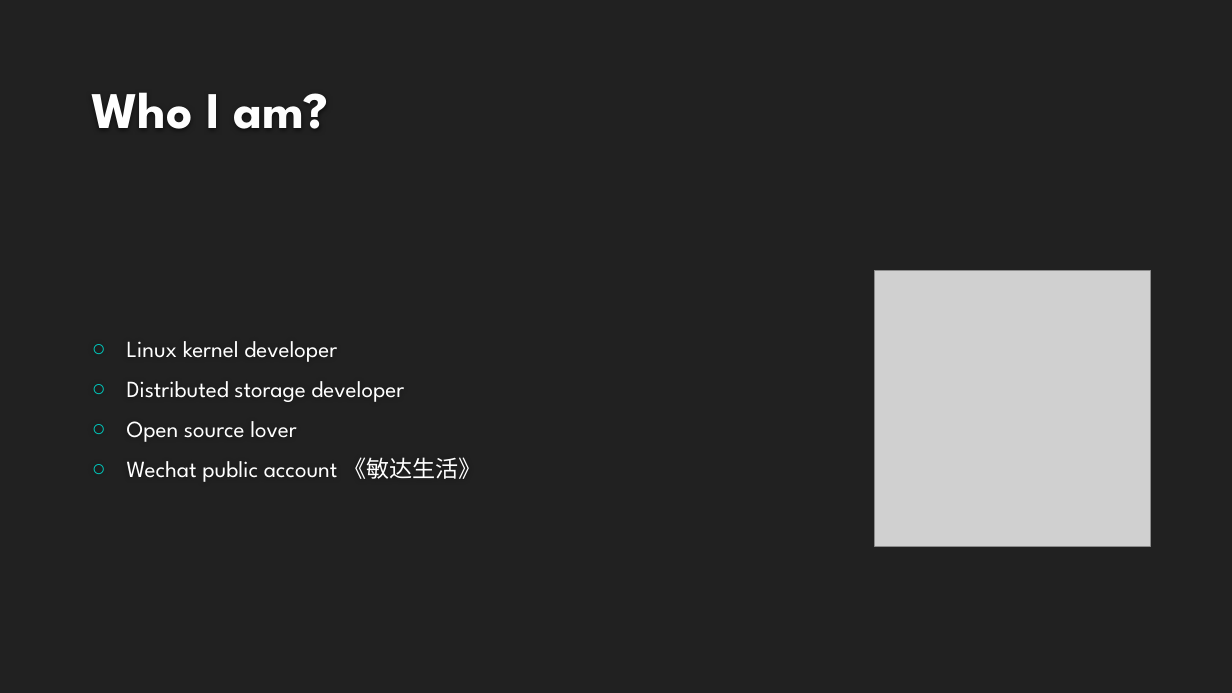
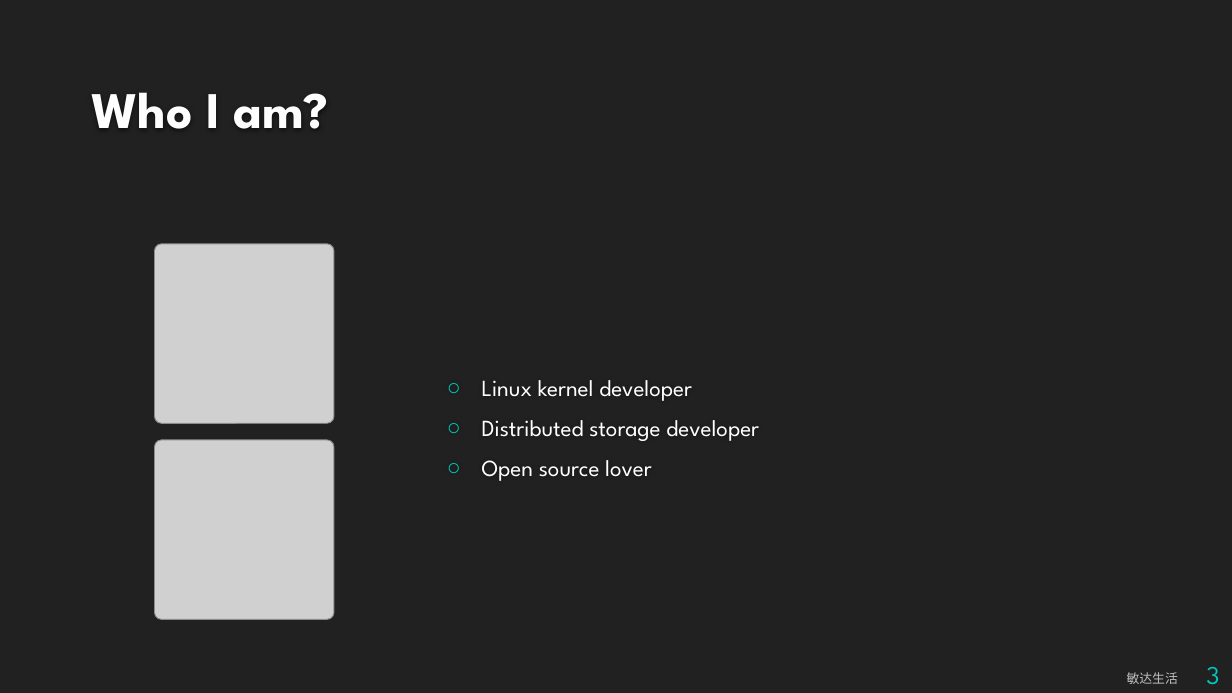
Before and after one commit to bjzhang/bjzhang.github.io, a slide deck: slide 3 of _drafts/Recent_Linux_kernel.pptx. Drawn at 1232x693 pixels with LibreOffice and Linux fonts; fonts in the diff are those of the drawing; grey boxes stand for pictures; background and template pictures are left out. Boxes give left, top, right and bottom in pixels: in the first picture for what was removed or moved away, otherwise in the second. Text is boxed around its words. In the diff, an @@ line names an element or a change of style, - is before the commit and + after.

Commit message:
slide: Linux kernel for youqilin: update

```diff
--- a/_drafts/Recent_Linux_kernel.pptx
+++ b/_drafts/Recent_Linux_kernel.pptx
@@ picture: place and size @@
-picture at [874, 271, 1151, 547]
+picture at [154, 244, 334, 423]
@@ text "Linux kernel developer": place and size @@
-text "Linux kernel developer" at [127, 341, 482, 482]
+text "Linux kernel developer" at [482, 380, 759, 481]
@@ picture added at [154, 440, 334, 619] @@
@@ text at [127, 457, 482, 482]: paragraph removed @@
-○ Wechat public account 《敏达生活》
@@ text added at [1127, 672, 1178, 684], 10 pt, text #BFBFBF @@
+敏达生活
@@ page number added at [1206, 667, 1219, 685], 20 pt, text #00C6BB @@
+3
```
Also in this commit, not shown: 15 other slides changed, 1 slide added, 1 slide removed, 2 other files.
